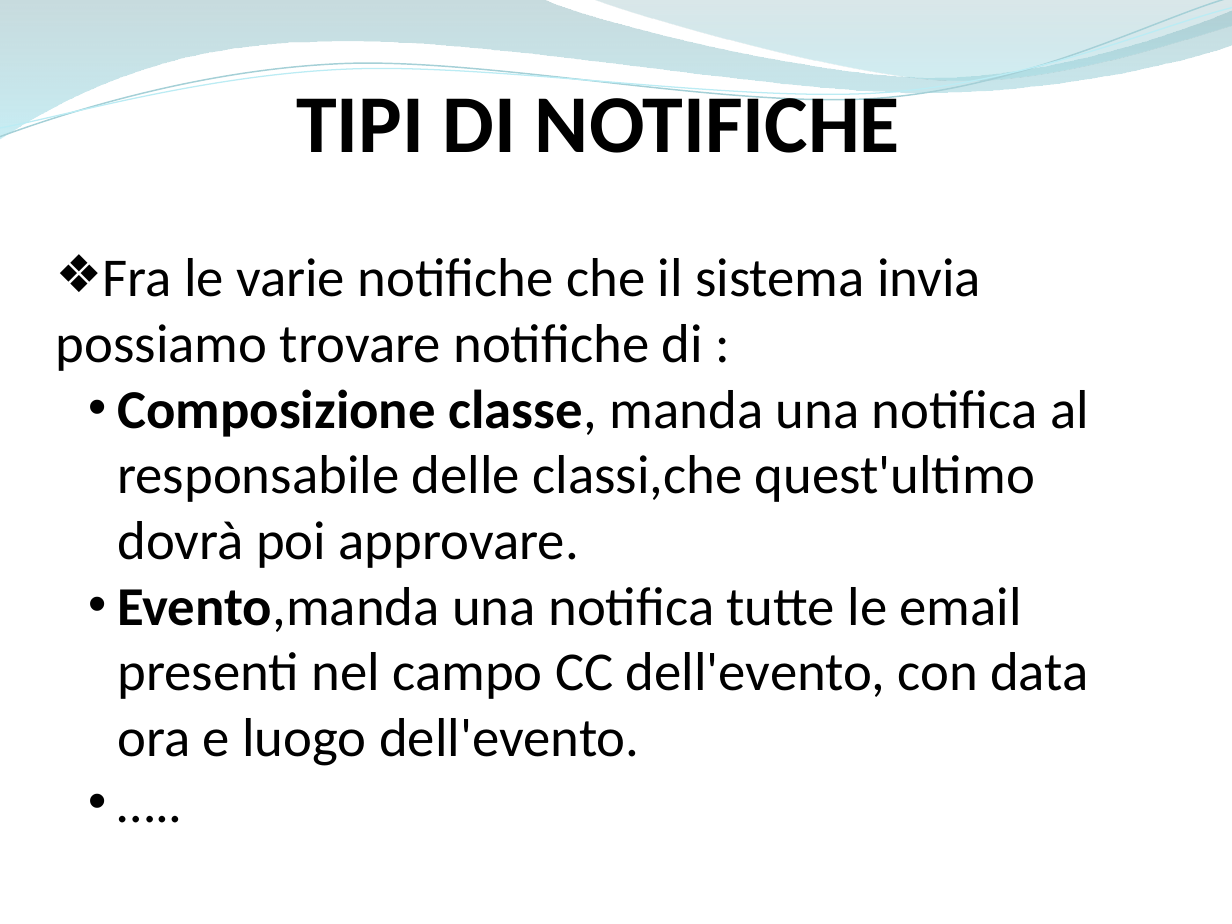
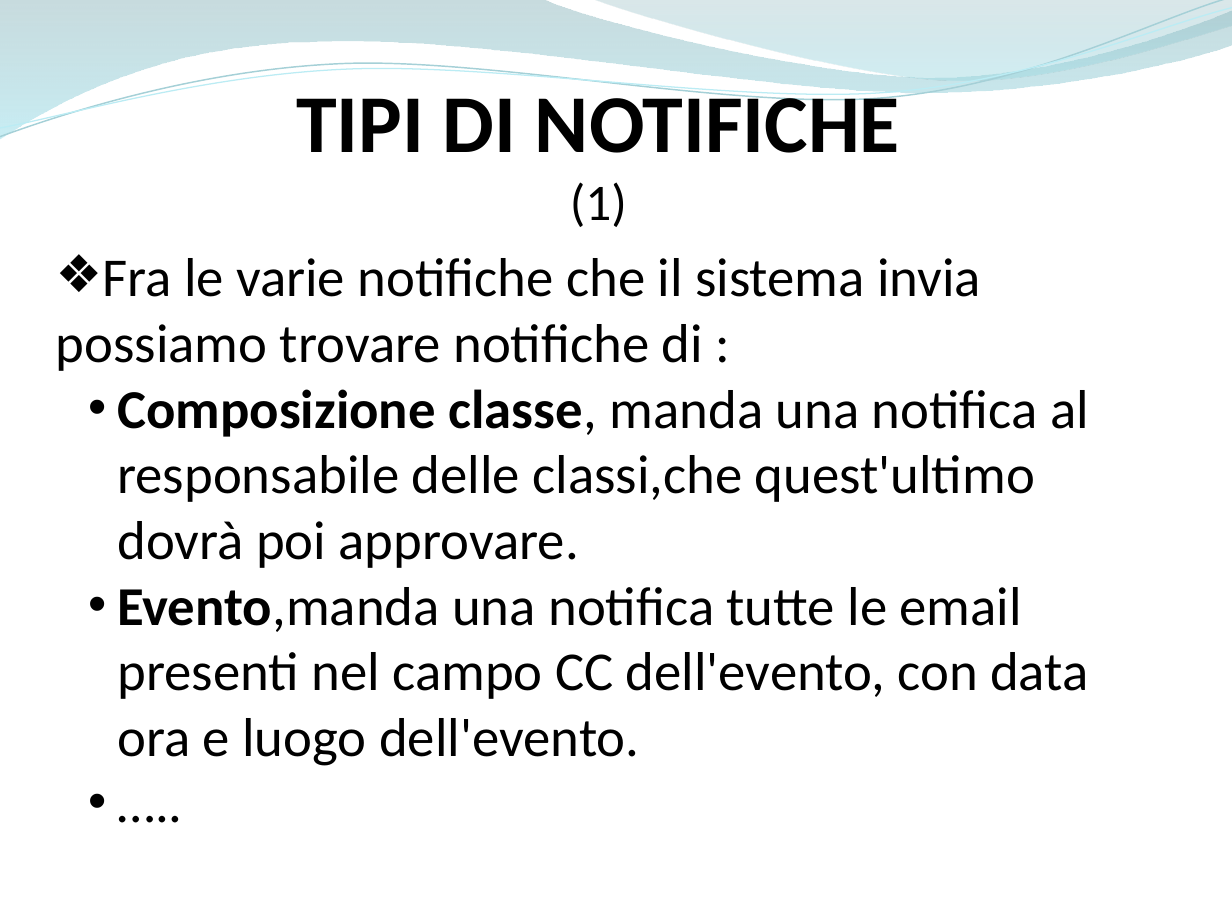
Before and after one commit to ammirate/at-silo, a slide deck: slide 2 of Presentazione/Atsilo1/Bottiglieri/Atsilo_A_GianfrancoB.pptx. Drawn at 1232x924 pixels with LibreOffice and Linux fonts; fonts in the diff are those of the drawing. Boxes give left, top, right and bottom in pixels: in the first picture for what was removed or moved away, otherwise in the second. Text is boxed around its words. In the diff, an @@ line names an element or a change of style, - is before the commit and + after.

```diff
--- a/Presentazione/Atsilo1/Bottiglieri/Atsilo_A_GianfrancoB.pptx
+++ b/Presentazione/Atsilo1/Bottiglieri/Atsilo_A_GianfrancoB.pptx
@@ text at [570, 182, 627, 227]: paragraph added @@
+(1)
```
Also in this commit, not shown: 2 other slides changed, 1 slide added.
